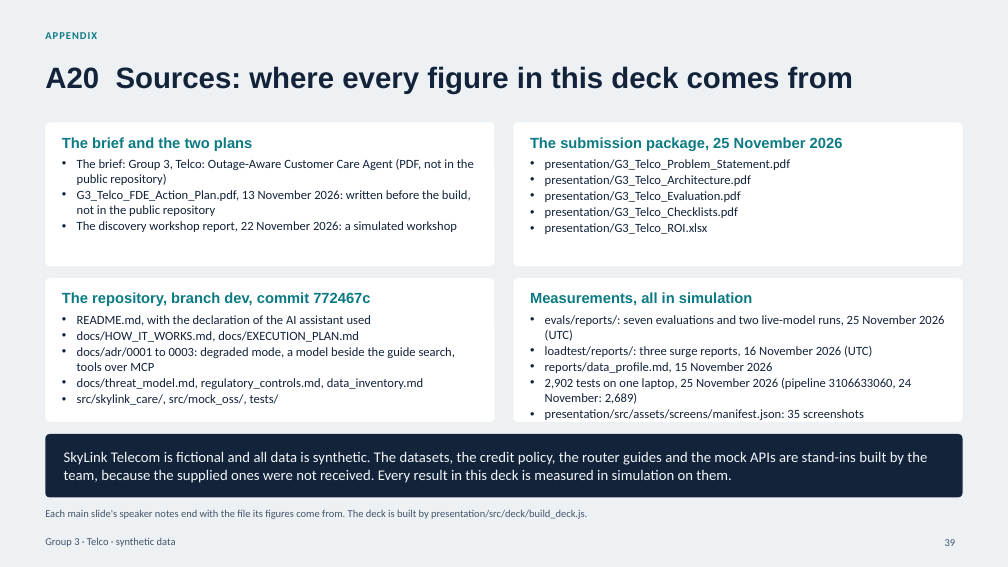
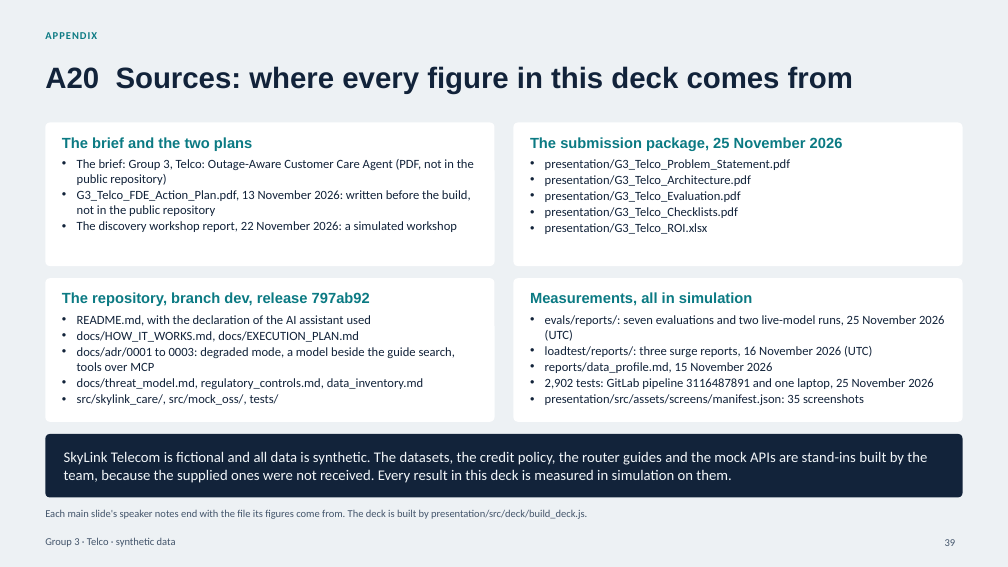
Before and after one commit to cybervava/capstone_telecom, a slide deck: slide 39 of presentation/G3_Telco_Presentation.pptx. Drawn at 1008x567 pixels with LibreOffice and Linux fonts; fonts in the diff are those of the drawing. Boxes give left, top, right and bottom in pixels: in the first picture for what was removed or moved away, otherwise in the second. Text is boxed around its words. In the diff, an @@ line names an element or a change of style, - is before the commit and + after.

Commit message:
docs: the release of 25 Nov on the AWS host, and what was still stale
The review's changes reached the AWS host in release 797ab92 (GitLab
pipeline 3116487891: 2,902 tests, 95.78% coverage, the evaluations, a
clean image scan, then the host's eight journeys). The attempt before it,
d686b41, failed journey 7 on a race in the check and the host started
d084c6f again by itself; the plan's progress log, the README, the
evaluation report, the checklists and the deck say so, and name the
pipeline that released the code instead of the one of 24 Nov.

An audit of the documents against the current state found statements
that still described the system before the review: lists of programs,
keys, gateway users and settings without the MCP server; the guide
answer without the model's choice (now with 144 of 144 beside the rules'
129); ADR 0001 as the only formal decision file; 58 runs of 40 attacks,
2,662 tests, 78 packages and 101 unfixed findings as current figures;
client decisions to D11; two evaluation reports dated 17 Nov that were
re-run on 25 Nov; version stamps of 24 Nov and the checklists' cover at
b9c70ef. All five PDFs and the deck are rebuilt from their sources at the
same page counts (14, 13, 10, 2, 2; deck 41).

```diff
--- a/presentation/G3_Telco_Presentation.pptx
+++ b/presentation/G3_Telco_Presentation.pptx
@@ text at bbox=[62, 292, 370, 306]: text changed @@
-The repository, branch dev, commit 772467c
+The repository, branch dev, release 797ab92
@@ text at bbox=[545, 378, 934, 389]: text changed @@
-• 2,902 tests on one laptop, 25 November 2026 (pipeline 3106633060, 24 November: 2,689)
+• 2,902 tests: GitLab pipeline 3116487891 and one laptop, 25 November 2026
```
Also in this commit, not shown: 11 other slides changed, 30 other files.
